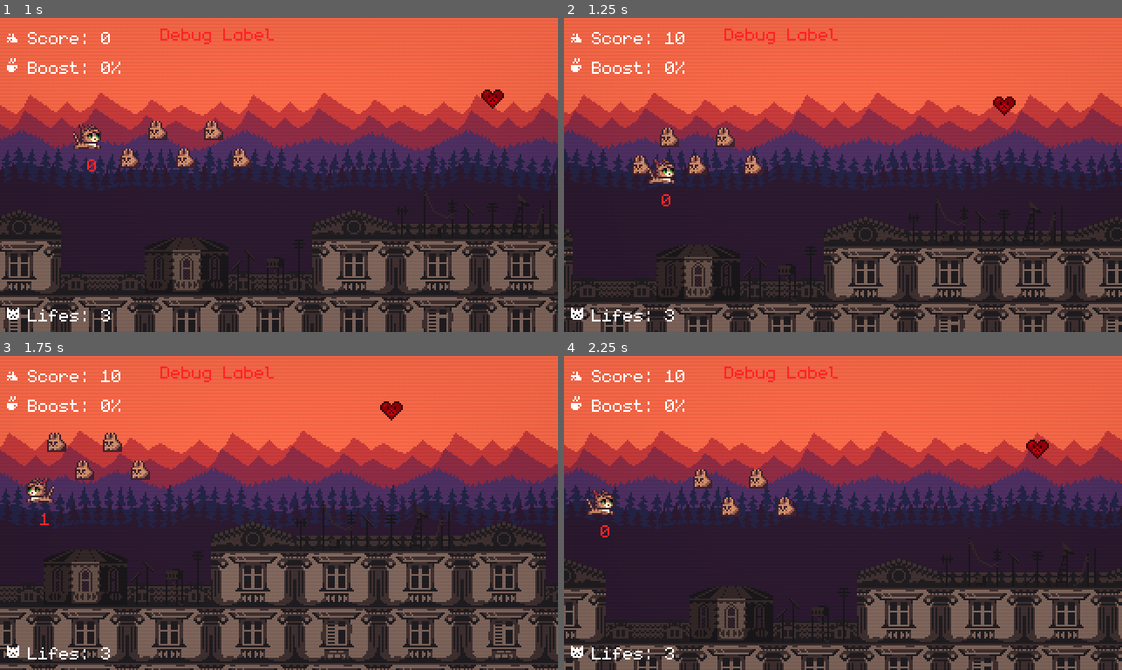
Above: before the commit, frames 1-4 (two rows, left to right).
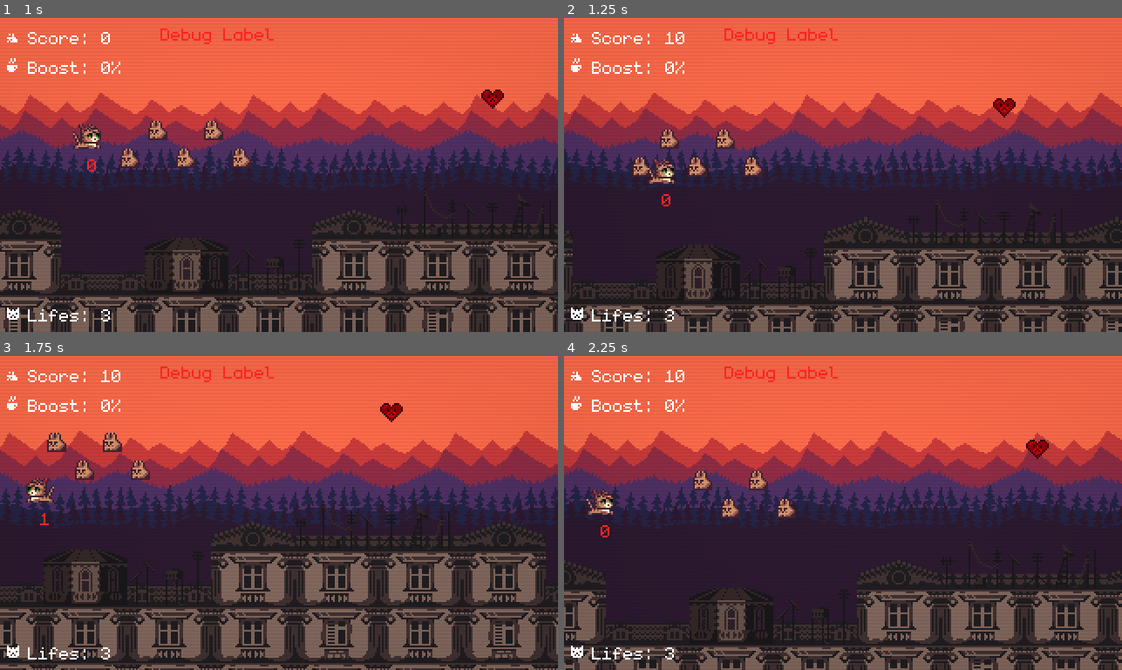
Above: after the commit, the same moments.

Repository: darkgraycat/marcy-runner-gd
Game: Godot game, scene res://src/main.tscn
Same seed, same stepped clock (60 frames per second), same inputs: the game is played once before the commit and once after it.
Inputs:
- Up to frame 1 (1 s): hold W (move_right) from 0.53 s (still down); tap Space (jump) at 0.6, 0.77 s
- Up to frame 2 (1.25 s): keep holding W (move_right); tap Space (jump) at 1.07 s
- Up to frame 3 (1.75 s): release W (move_right) at 1.28 s; hold Q (move_left) from 1.28 s (still down); tap Space (jump) at 1.35, 1.52 s
- Up to frame 4 (2.25 s): tap Space (jump) at 1.82, 2.1 s; release Q (move_left) at 2.03 s; hold W (move_right) from 2.03 s (still down)

Frame 1 is identical in both runs. In frame 2, 9.3% of the frame differs, in the area x 0-100%, y 25-100%; in frame 3, 0.1%; in frame 4, 9.1%.

Commit message:
: now health hitbox and hurtbox works together

Diff:
--- a/src/components/health.gd
+++ b/src/components/health.gd
@@ -5,8 +5,7 @@
 
 @export var maximum := 10.0
 
-var current := 3.0:
-	set(v): current = v; changed.emit(v)
+var current := 3.0: set = set_current
 
 func _ready() -> void:
 	current = maximum
@@ -18,3 +17,9 @@
 
 func heal(amount: float) -> void:
 	current = min(current + amount, maximum)
+
+func set_current(value: float) -> void:
+	if value >= maximum: return
+	if current == value: return
+	current = value
+	changed.emit(current)
--- /dev/null
+++ b/src/components/hitbox.gd
@@ -0,0 +1,8 @@
+class_name Hitbox extends Area2D
+
+@export var body: CharacterBody2D
+@export var damage := 0
+@export var knockback := Vector2.ZERO
+
+func _ready() -> void:
+	assert(body, "body is not defined")
--- /dev/null
+++ b/src/components/hurtbox.gd
@@ -0,0 +1,15 @@
+class_name Hurtbox extends Area2D
+
+@export var body: CharacterBody2D
+@export var health: Health
+
+func _ready() -> void:
+	assert(body, "body is not defined")
+	assert(health, "health is not defined")
+	area_entered.connect(_on_area_entered)
+
+func _on_area_entered(area: Area2D) -> void:
+	if not area is Hitbox:return
+	var hitbox := area as Hitbox
+	health.damage(hitbox.damage)
+	body.velocity = hitbox.knockback
--- a/src/entities/enemy_drone/enemy_drone.gd
+++ b/src/entities/enemy_drone/enemy_drone.gd
@@ -4,10 +4,14 @@
 @onready var animation_player: AnimationPlayer = $AnimationPlayer
 @onready var collision_shape_2d: CollisionShape2D = $CollisionShape2D
 @onready var movement: Movement = $Components/Movement
+@onready var hitbox: Hitbox = $Hitbox
 
 func _ready() -> void:
 	animation_player.play("idle")
-	$Area2D.body_entered.connect(_on_area_2d_body_entered)
+	hitbox.area_entered.connect(func (area: Area2D) -> void:
+		if not area is Hurtbox: return
+		die.call_deferred()
+	)
 
 func _physics_process(_delta: float) -> void:
 	move_and_slide()
@@ -19,10 +23,3 @@
 	animation_player.play("die")
 	await animation_player.animation_finished
 	queue_free.call_deferred()
-
-# TODO: move into Hurtbox component
-func _on_area_2d_body_entered(body: CharacterBody2D) -> void:
-	if body.is_in_group(Global.GROUP_NAME_PLAYER):
-		body.velocity = Vector2(-400, -200) # knockback
-		Events.emit_player_hit()
-		die()
--- a/src/entities/enemy_drone/enemy_drone.tscn
+++ b/src/entities/enemy_drone/enemy_drone.tscn
@@ -1,7 +1,8 @@
-[gd_scene load_steps=11 format=3 uid="uid://din6bnv7nrd2n"]
+[gd_scene load_steps=12 format=3 uid="uid://din6bnv7nrd2n"]
 
 [ext_resource type="Texture2D" uid="uid://bhfr557mvmy7c" path="res://assets/sprites/enemies.png" id="1_k12g4"]
 [ext_resource type="Script" uid="uid://cdccdd0ik7jco" path="res://src/entities/enemy_drone/enemy_drone.gd" id="1_v4l72"]
+[ext_resource type="Script" uid="uid://cnebtsxri8k56" path="res://src/components/hitbox.gd" id="5_7w23a"]
 [ext_resource type="Script" uid="uid://ducc4yyfp47p0" path="res://src/components/movement.gd" id="5_ip72x"]
 [ext_resource type="PackedScene" uid="uid://bnssyl4v6wjh8" path="res://src/debug/debug_label.tscn" id="6_5pdap"]
 
@@ -98,14 +99,19 @@
 shape = SubResource("RectangleShape2D_eklmr")
 one_way_collision = true
 
-[node name="Area2D" type="Area2D" parent="."]
-position = Vector2(-3, -2)
+[node name="DebugLabel" parent="." instance=ExtResource("6_5pdap")]
+tag_postfix = "enemy_drone"
+
+[node name="Hitbox" type="Area2D" parent="." node_paths=PackedStringArray("body")]
+position = Vector2(-4, -2)
 collision_layer = 8
 collision_mask = 2
+input_pickable = false
+script = ExtResource("5_7w23a")
+body = NodePath("..")
+damage = 1
+knockback = Vector2(-300, -200)
+metadata/_custom_type_script = "uid://cnebtsxri8k56"
 
-[node name="CollisionShape2D" type="CollisionShape2D" parent="Area2D"]
-position = Vector2(-1, -0.5)
+[node name="CollisionShape2D" type="CollisionShape2D" parent="Hitbox"]
 shape = SubResource("RectangleShape2D_y7108")
-
-[node name="DebugLabel" parent="." instance=ExtResource("6_5pdap")]
-tag_postfix = "enemy_drone"
--- a/src/entities/enemy_slower/enemy_slower.gd
+++ b/src/entities/enemy_slower/enemy_slower.gd
@@ -3,14 +3,14 @@
 @onready var sprite_2d: Sprite2D = $Sprite2D
 @onready var animation_player: AnimationPlayer = $AnimationPlayer
 @onready var collision_shape_2d: CollisionShape2D = $CollisionShape2D
+@onready var hitbox: Hitbox = $Hitbox
 
 func _ready() -> void:
 	animation_player.play("idle")
-	$Area2D.body_entered.connect(_on_area_2d_body_entered)
-
-func _physics_process(_delta: float) -> void:
-	pass
-	#move_and_slide()
+	hitbox.area_entered.connect(func (area: Area2D) -> void:
+		if not area is Hurtbox: return
+		die.call_deferred()
+	)
 
 func die() -> void:
 	set_physics_process(false)
@@ -18,10 +18,3 @@
 	animation_player.play("die")
 	await animation_player.animation_finished
 	queue_free.call_deferred()
-
-# TODO: move into Hurtbox component
-func _on_area_2d_body_entered(body: CharacterBody2D) -> void:
-	if body.is_in_group(Global.GROUP_NAME_PLAYER):
-		body.velocity = Vector2(0, -600) # knockback
-		Events.emit_player_hit()
-		die.call_deferred()
--- a/src/entities/enemy_slower/enemy_slower.tscn
+++ b/src/entities/enemy_slower/enemy_slower.tscn
@@ -1,7 +1,8 @@
-[gd_scene load_steps=10 format=3 uid="uid://esk118apvowd"]
+[gd_scene load_steps=11 format=3 uid="uid://esk118apvowd"]
 
 [ext_resource type="Script" uid="uid://bv8qw0hjgqsnn" path="res://src/entities/enemy_slower/enemy_slower.gd" id="1_dxk8a"]
 [ext_resource type="Texture2D" uid="uid://bhfr557mvmy7c" path="res://assets/sprites/enemies.png" id="2_qb5fb"]
+[ext_resource type="Script" uid="uid://cnebtsxri8k56" path="res://src/components/hitbox.gd" id="4_tyy0w"]
 [ext_resource type="Script" uid="uid://c7o8ufu43hivi" path="res://src/components/gravity.gd" id="5_nm7ey"]
 
 [sub_resource type="Animation" id="Animation_y7108"]
@@ -97,10 +98,15 @@
 shape = SubResource("RectangleShape2D_el2sj")
 one_way_collision = true
 
-[node name="Area2D" type="Area2D" parent="."]
-position = Vector2(0, -6)
+[node name="Hitbox" type="Area2D" parent="." node_paths=PackedStringArray("body")]
 collision_layer = 8
 collision_mask = 2
+script = ExtResource("4_tyy0w")
+body = NodePath("..")
+damage = 1
+knockback = Vector2(0, -600)
+metadata/_custom_type_script = "uid://cnebtsxri8k56"
 
-[node name="CollisionShape2D" type="CollisionShape2D" parent="Area2D"]
+[node name="CollisionShape2D" type="CollisionShape2D" parent="Hitbox"]
+position = Vector2(0, -6)
 shape = SubResource("RectangleShape2D_h4mso")
--- a/src/entities/player/player.tscn
+++ b/src/entities/player/player.tscn
@@ -1,12 +1,16 @@
-[gd_scene load_steps=17 format=3 uid="uid://7i1o65gxgnqa"]
+[gd_scene load_steps=19 format=3 uid="uid://7i1o65gxgnqa"]
 
 [ext_resource type="Script" uid="uid://bume0mbttyflh" path="res://src/entities/player/player.gd" id="1_0v5uu"]
 [ext_resource type="Texture2D" uid="uid://syrf6g8dkf6e" path="res://assets/sprites/player.png" id="1_ag6t7"]
 [ext_resource type="PackedScene" uid="uid://bnssyl4v6wjh8" path="res://src/debug/debug_label.tscn" id="5_bjvvg"]
 [ext_resource type="Script" uid="uid://c7o8ufu43hivi" path="res://src/components/gravity.gd" id="6_7wli1"]
+[ext_resource type="Script" uid="uid://b581ox0uysbcj" path="res://src/components/hurtbox.gd" id="6_eb65w"]
 [ext_resource type="Script" uid="uid://ducc4yyfp47p0" path="res://src/components/movement.gd" id="7_j0oqr"]
 [ext_resource type="Script" uid="uid://nkvpec60fwby" path="res://src/components/health.gd" id="7_xy2vv"]
 [ext_resource type="Script" uid="uid://bm1h5vp83em0t" path="res://src/components/jumping.gd" id="8_xy2vv"]
+
+[sub_resource type="CircleShape2D" id="CircleShape2D_4f0qm"]
+radius = 8.0
 
 [sub_resource type="Animation" id="Animation_8akj5"]
 length = 0.001
@@ -196,7 +200,7 @@
 floor_snap_length = 5.0
 script = ExtResource("1_0v5uu")
 
-[node name="Components" type="Node" parent="."]
+[node name="Components" type="Node2D" parent="."]
 
 [node name="Movement" type="Node" parent="Components" node_paths=PackedStringArray("body")]
 script = ExtResource("7_j0oqr")
@@ -215,6 +219,19 @@
 [node name="Health" type="Node" parent="Components"]
 script = ExtResource("7_xy2vv")
 maximum = 9.0
+
+[node name="Hurtbox" type="Area2D" parent="Components" node_paths=PackedStringArray("body", "health")]
+position = Vector2(1, -8)
+collision_layer = 2
+collision_mask = 8
+input_pickable = false
+script = ExtResource("6_eb65w")
+body = NodePath("../..")
+health = NodePath("../Health")
+metadata/_custom_type_script = "uid://b581ox0uysbcj"
+
+[node name="CollisionShape2D" type="CollisionShape2D" parent="Components/Hurtbox"]
+shape = SubResource("CircleShape2D_4f0qm")
 
 [node name="Sprite2D" type="Sprite2D" parent="."]
 position = Vector2(0, -8)
@@ -229,7 +246,7 @@
 
 [node name="CollisionShape2D" type="CollisionShape2D" parent="."]
 visible = false
-position = Vector2(-1, -6.5)
+position = Vector2(-1, -6)
 shape = SubResource("RectangleShape2D_6nkbq")
 
 [node name="DebugLabel" parent="." instance=ExtResource("5_bjvvg")]
--- a/src/level/level.gd
+++ b/src/level/level.gd
@@ -19,6 +19,9 @@
 	player.movement.max_speed = config.state.player_move_velocity
 	player.jumping.jump_force = config.state.player_jump_velocity
 	player.jumping.max_jumps = config.state.player_max_jumps
+	player.health.maximum = config.state.max_lifes_amount
+	player.health.current = config.state.lifes_amount
+	player.health.changed.connect(_on_player_hit)
 
 	if not parallax.is_node_ready(): await parallax.ready
 	parallax.config = config.parallax;
@@ -32,12 +35,13 @@
 	level_side_area_2d.body_entered.connect(_on_level_side_area_2d_body_entered)
 	level_bottom_area_2d.body_entered.connect(_on_level_bottom_area_2d_body_entered)
 
-	Events.player_hit.connect(_on_player_hit)
+	#TODO hurtbox\hitbox will do the job
+	#Events.player_hit.connect(_on_player_hit)
 	Events.player_died.connect(_on_player_died)
 	Events.player_item_collected.connect(_on_player_item_collected)
 
-func _on_player_hit() -> void:
-	config.state.lifes_amount -= 1
+func _on_player_hit(value: float) -> void:
+	config.state.lifes_amount = int(value)
 	state_updated.emit(config.state)
 
 func _on_player_died() -> void:
@@ -61,9 +65,7 @@
 		player.movement.max_speed = s.player_move_velocity + s.player_bonus_speed
 		state_updated.emit(s)
 	elif item is ItemLife:
-		s.lifes_amount += 1
-		if s.lifes_amount > s.max_lifes_amount:
-			s.lifes_amount = s.max_lifes_amount
+		player.health.current += 1
 	elif item is ItemSuperPanacat:
 		print("SuperPanacat collected")
 	state_updated.emit(s)
--- a/src/level/level.tscn
+++ b/src/level/level.tscn
@@ -22,6 +22,7 @@
 [sub_resource type="Resource" id="Resource_ascnc"]
 script = ExtResource("4_fghqq")
 player_move_velocity = 150.0
+player_max_jumps = 2
 metadata/_custom_type_script = "uid://bo7pjgp4afm02"
 
 [sub_resource type="Resource" id="Resource_5eycd"]
@@ -47,7 +48,7 @@
 sources/1 = SubResource("TileSetScenesCollectionSource_k6plm")
 
 [sub_resource type="RectangleShape2D" id="RectangleShape2D_n7ksj"]
-size = Vector2(8, 384)
+size = Vector2(8, 512)
 
 [sub_resource type="WorldBoundaryShape2D" id="WorldBoundaryShape2D_n7ksj"]
 
@@ -106,7 +107,7 @@
 position_smoothing_enabled = true
 
 [node name="LevelSideArea2D" type="Area2D" parent="."]
-position = Vector2(336, 0)
+position = Vector2(336, -64)
 collision_layer = 0
 collision_mask = 2
 
--- a/src/level/state.resource.gd
+++ b/src/level/state.resource.gd
@@ -4,7 +4,7 @@
 @export var player_move_velocity: float = 100
 @export var player_jump_velocity: float = 250
 @export var player_bonus_speed: float = 0
-@export var player_max_jumps: int = 2
+@export var player_max_jumps: int = 1
 @export var player_invincible: bool = false
 
 @export_group("State")
Not shown, added: src/components/hitbox.gd.uid
Not shown, added: src/components/hurtbox.gd.uid
